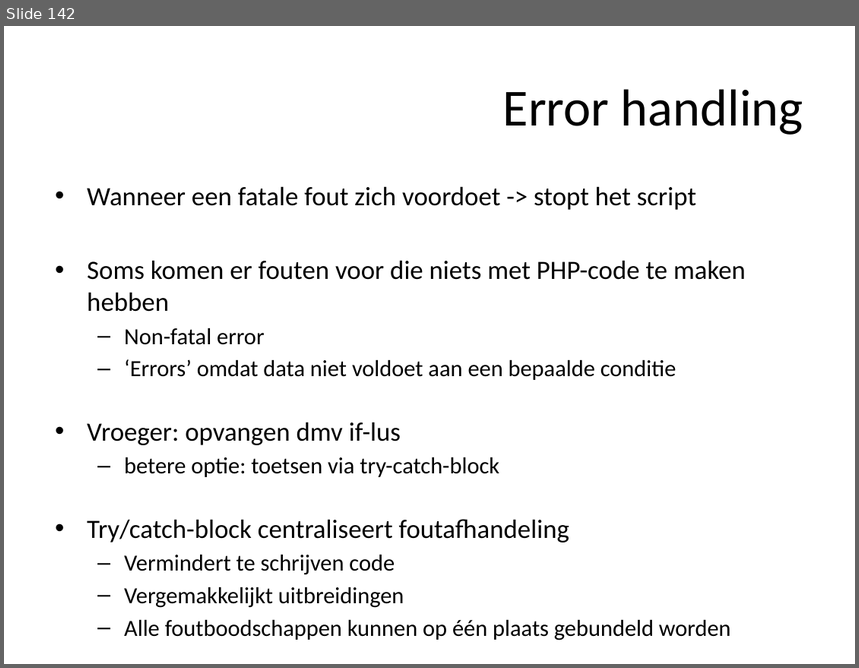
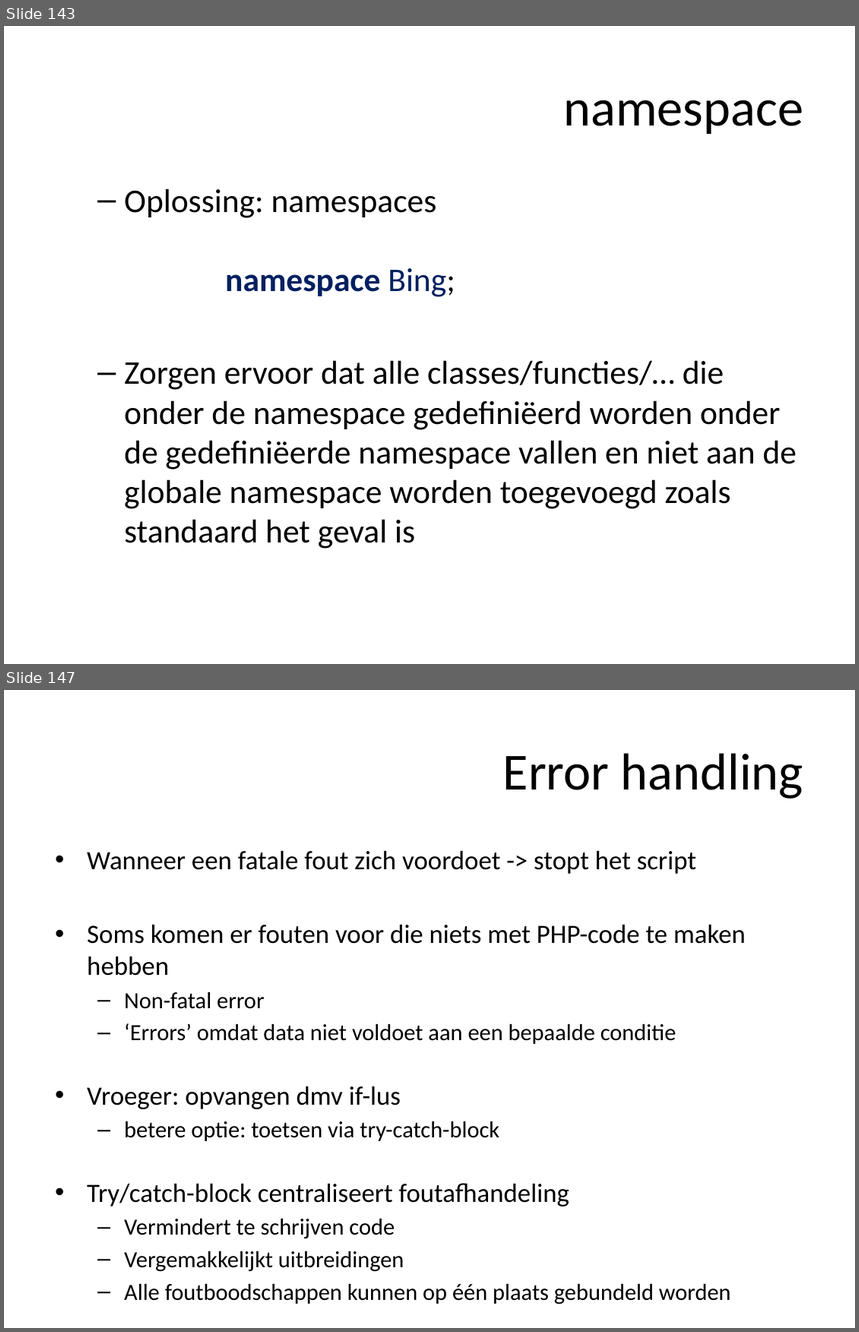
Before and after one commit to ajkea/web-backend-1, a slide deck: public/cursus/web-backend-cursus.pptx. Shown one above the other, each under a label of ours: slide 142 before the commit, slides 143 and 147 after it; the slides between them are not shown. The pictures are 859x668 and 859x1332 pixels, drawn with LibreOffice and Linux fonts; fonts in the diff are those of the drawing. Boxes give left, top, right and bottom in pixels: in the first picture for what was removed or moved away, otherwise in the second. Text is boxed around its words. In the diff, an @@ line names an element or a change of style, - is before the commit and + after.

Commit message:
add namespace theorie en voorbeelden

```diff
--- a/public/cursus/web-backend-cursus.pptx
+++ b/public/cursus/web-backend-cursus.pptx
@@ slide 143 added at box(4, 26, 855, 664), background #FFFFFF @@
@@ title added at box(564, 100, 804, 134), 44 pt, text #000000 @@
+namespace
@@ text added at box(124, 189, 797, 549), 28 pt, text #000000 @@
+  – Oplossing: namespaces
+    namespace Bing;
+  – Zorgen ervoor dat alle classes/functies/… die onder de namespace gedefiniëerd worden onder de gedefiniëerde namespace vallen en niet aan de globale namespace worden toegevoegd zoals standaard het geval is
@@ what was slide 142 is now slide 147 @@
```
Also in this commit, not shown: 4 other slides added, 13 other files.
